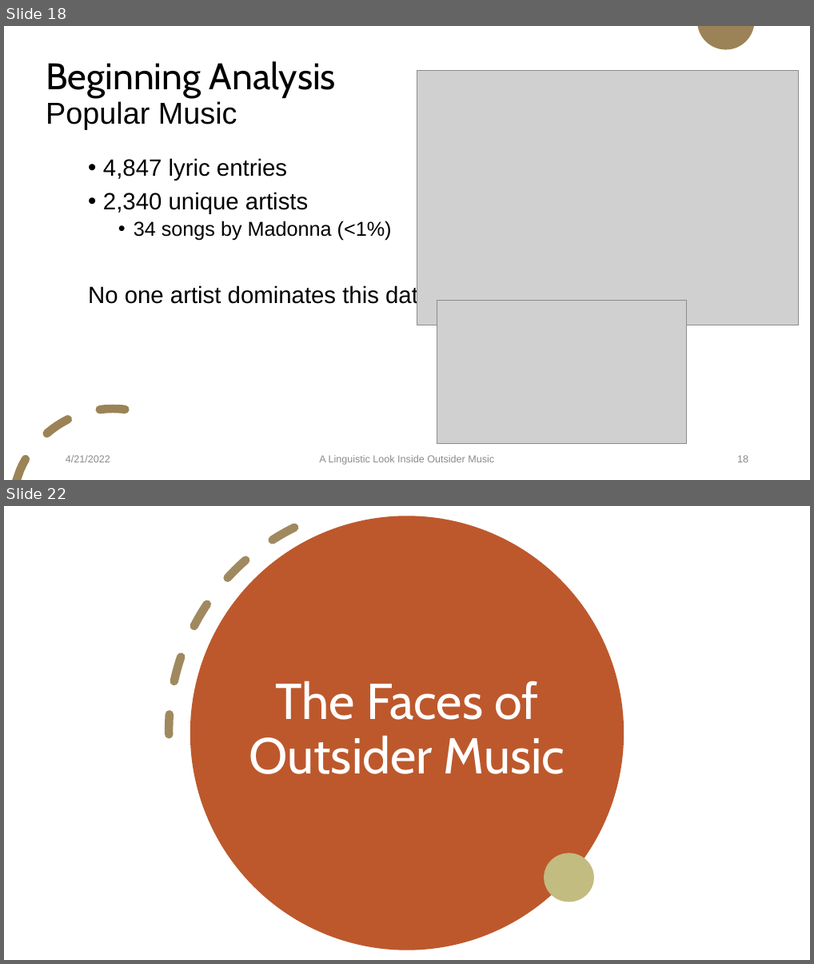
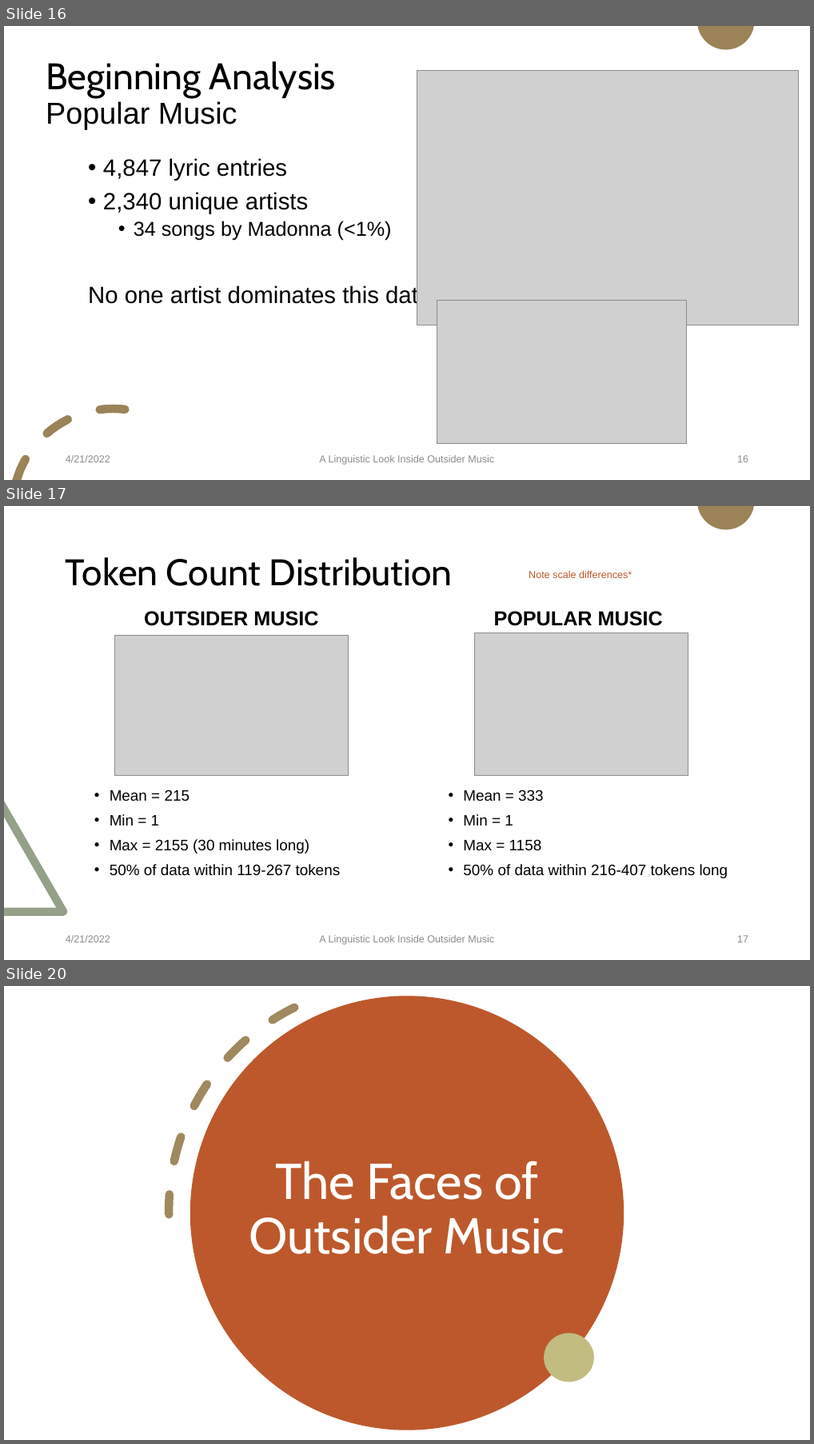
Before and after one commit to Data-Science-for-Linguists-2022/Outsider-Music-Linguistic-Analysis, a slide deck: presentation_4_20_22.pptx. Shown one above the other, each under a label of ours: slides 18 and 22 before the commit, slides 16, 17 and 20 after it; the slides between them are not shown. The pictures are 814x964 and 814x1444 pixels, drawn with LibreOffice and Linux fonts; fonts in the diff are those of the drawing; grey boxes stand for pictures. Boxes give left, top, right and bottom in pixels: in the first picture for what was removed or moved away, otherwise in the second. Text is boxed around its words. In the diff, an @@ line names an element or a change of style, - is before the commit and + after.

```diff
--- a/presentation_4_20_22.pptx
+++ b/presentation_4_20_22.pptx
@@ slide 17 added at [4, 506, 810, 960], background #FFFFFF; not listed: 1 template element that a slide beside it also shows @@
@@ title added at [66, 557, 453, 586], 44 pt, text #000000 @@
+Token Count Distribution
@@ text added at [529, 571, 632, 578], 12 pt, text #BD582C @@
+Note scale differences*
@@ text added at [144, 611, 318, 626], 24 pt, text #000000, bold @@
+OUTSIDER MUSIC
@@ text added at [494, 611, 663, 626], 24 pt, text #000000, bold @@
+POPULAR MUSIC
@@ picture added at [115, 635, 349, 776] @@
@@ picture added at [474, 632, 689, 776] @@
@@ text added at [110, 790, 341, 876], 18 pt, text #000000 @@
+• Mean = 215
+• Min = 1
+• Max = 2155 (30 minutes long)
+• 50% of data within 119-267 tokens
@@ text added at [463, 789, 729, 878], 18 pt, text #000000 @@
+• Mean = 333
+• Min = 1
+• Max = 1158
+• 50% of data within 216-407 tokens long
@@ freeform shape added at [4, 800, 67, 916], fill #94A088 @@
@@ text added at [66, 935, 110, 942], 12 pt, text #8C8C8C @@
+4/21/2022
@@ text added at [319, 935, 494, 944], 12 pt, text #8C8C8C @@
+A Linguistic Look Inside Outsider Music
@@ page number added at [738, 935, 749, 942], 12 pt, text #8C8C8C @@
+17
@@ what was slide 18 is now slide 16 @@
@@ what was slide 22 is now slide 20 @@
```
Also in this commit, not shown: 3 slides changed, 3 slides removed.
